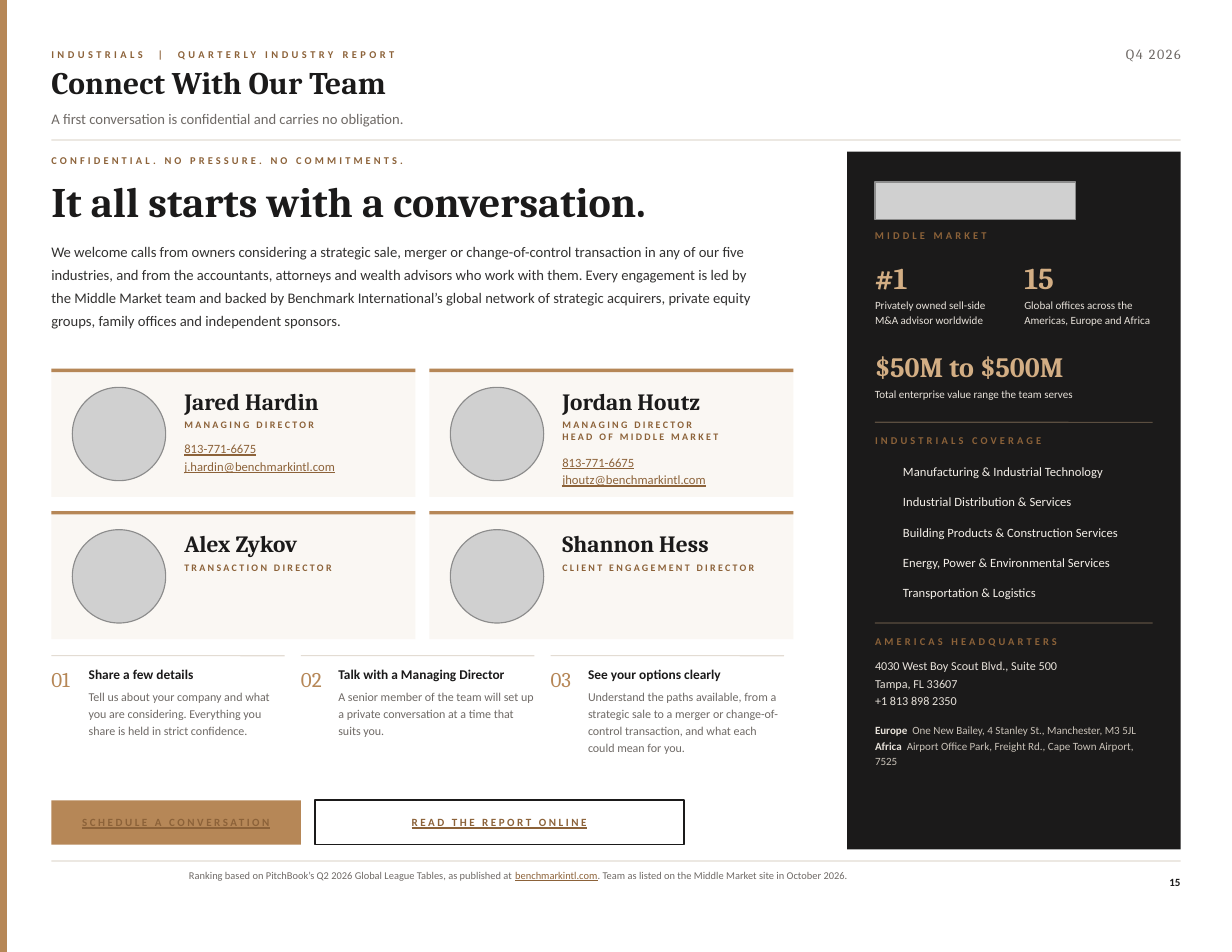
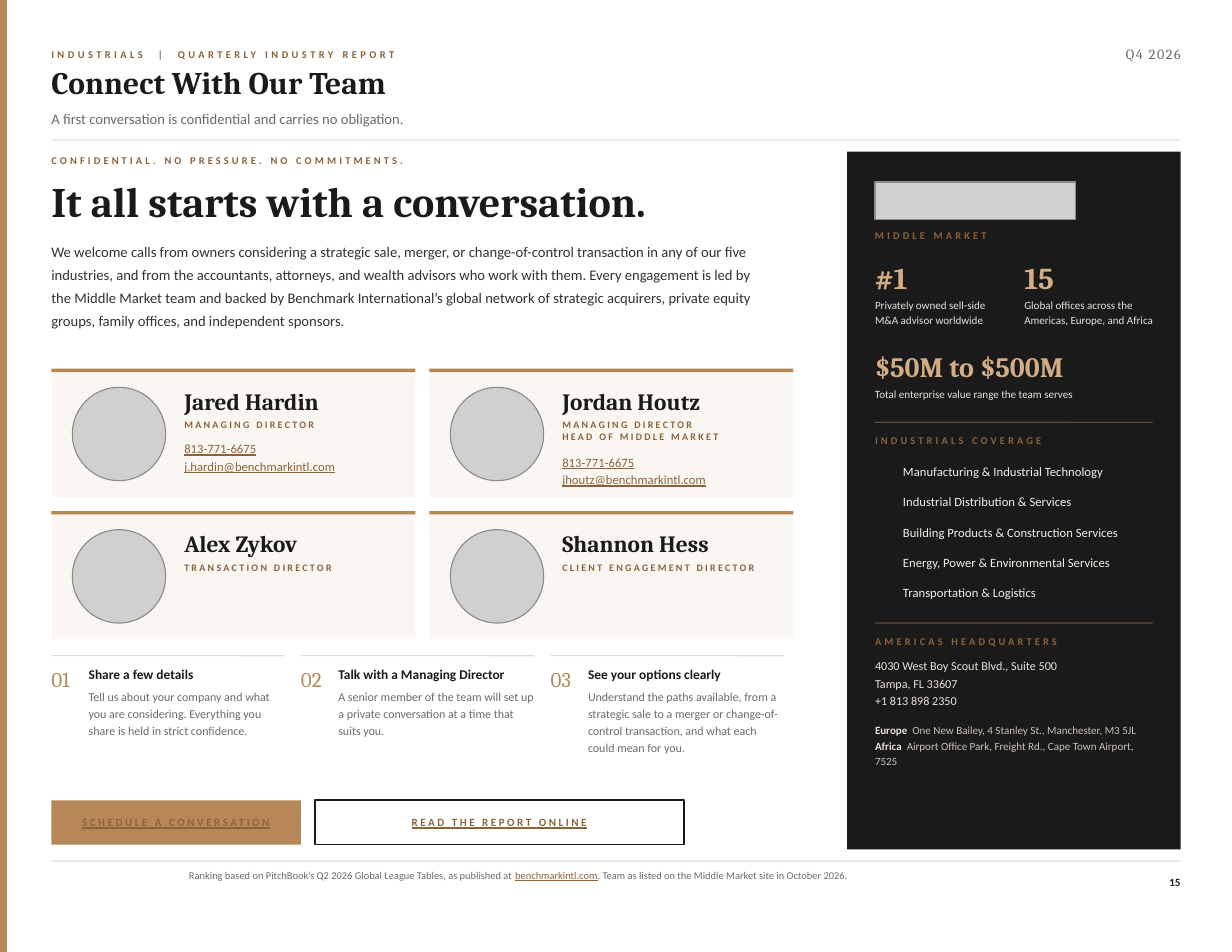
Before and after one commit to jp-hardin/about, a slide deck: slide 15 of mid-market-practice/_build/reports/industrial-q4-2026/brief.pptx. Drawn at 1232x952 pixels with LibreOffice and Linux fonts; fonts in the diff are those of the drawing; grey boxes stand for pictures; background and template pictures are left out. Boxes give left, top, right and bottom in pixels: in the first picture for what was removed or moved away, otherwise in the second. Text is boxed around its words. In the diff, an @@ line names an element or a change of style, - is before the commit and + after.

```diff
--- a/mid-market-practice/_build/reports/industrial-q4-2026/brief.pptx
+++ b/mid-market-practice/_build/reports/industrial-q4-2026/brief.pptx
@@ text at <box>51,247,750,329</box>: text changed @@
-We welcome calls from owners considering a strategic sale, merger or change-of-control transaction in any of our five industries, and from the accountants, attorneys and wealth advisors who work with them. Every engagement is led by the Middle Market team and backed by Benchmark International’s global network of strategic acquirers, private equity groups, family offices and independent sponsors.
+We welcome calls from owners considering a strategic sale, merger, or change-of-control transaction in any of our five industries, and from the accountants, attorneys, and wealth advisors who work with them. Every engagement is led by the Middle Market team and backed by Benchmark International’s global network of strategic acquirers, private equity groups, family offices, and independent sponsors.
@@ text at <box>1024,301,1153,326</box>: text changed @@
-Global offices across the Americas, Europe and Africa
+Global offices across the Americas, Europe, and Africa
```
Also in this commit, not shown: 15 other slides changed, 36 other files.
